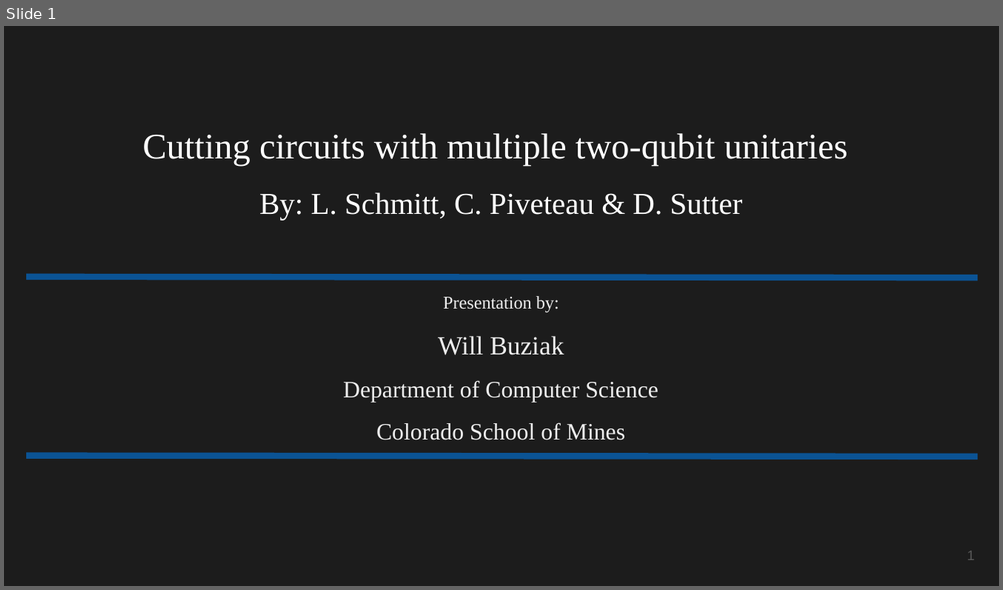
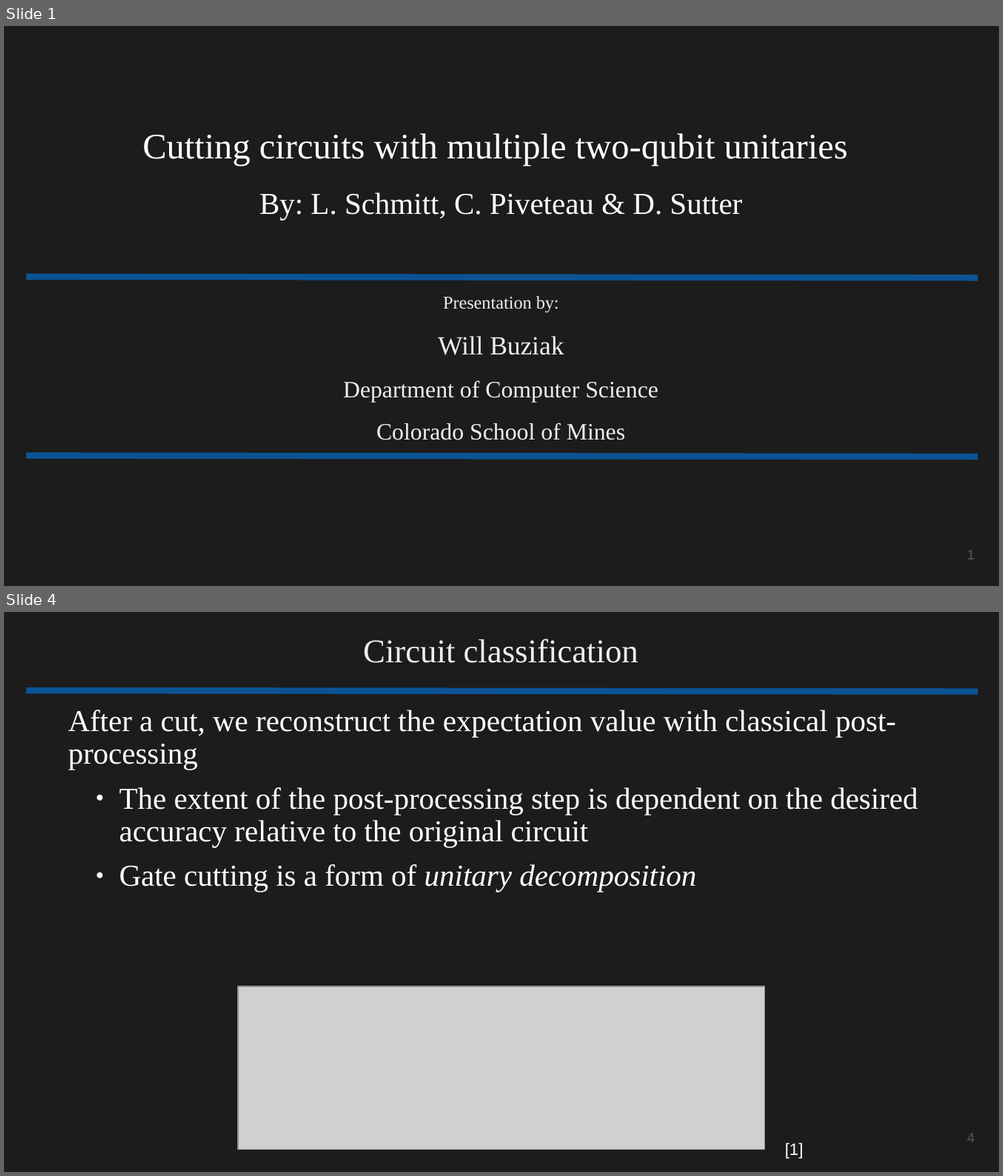
Before and after one commit to wbuziak/grad-research, a slide deck: resources/presentations/Cutting_circuits_with_multiple_two_qubit_unitaries.pptx. Shown one above the other, each under a label of ours: slide 1 before the commit, slides 1 and 4 after it; the slides between them are not shown. The pictures are 1003x590 and 1003x1176 pixels, drawn with LibreOffice and Linux fonts; fonts in the diff are those of the drawing; grey boxes stand for pictures. Boxes give left, top, right and bottom in pixels: in the first picture for what was removed or moved away, otherwise in the second. Text is boxed around its words. In the diff, an @@ line names an element or a change of style, - is before the commit and + after.

```diff
--- a/resources/presentations/Cutting_circuits_with_multiple_two_qubit_unitaries.pptx
+++ b/resources/presentations/Cutting_circuits_with_multiple_two_qubit_unitaries.pptx
@@ slide 4 added at (x1=4, y1=612, x2=999, y2=1172), background #1C1C1C @@
@@ title added at (x1=363, y1=639, x2=638, y2=663), 24 pt, text #EEEEEE @@
+Circuit classification
@@ line added from (26, 690) to (978, 692), #0B5394 4.51 pt @@
@@ text added at (x1=68, y1=710, x2=917, y2=892), 22 pt, text #FFFFFF @@
+After a cut, we reconstruct the expectation value with classical post-processing
+    ● The extent of the post-processing step is dependent on the desired accuracy relative to the original circuit
+    ● Gate cutting is a form of unitary decomposition
@@ picture added at (x1=238, y1=986, x2=764, y2=1149) @@
@@ text added at (x1=785, y1=1143, x2=803, y2=1159), 12 pt, text #FFFFFF @@
+[1]
@@ page number added at (x1=967, y1=1133, x2=974, y2=1143), 10 pt, text #595959 @@
+4
```
Also in this commit, not shown: 3 slides changed, 7 other slides added, 4 slides removed.
